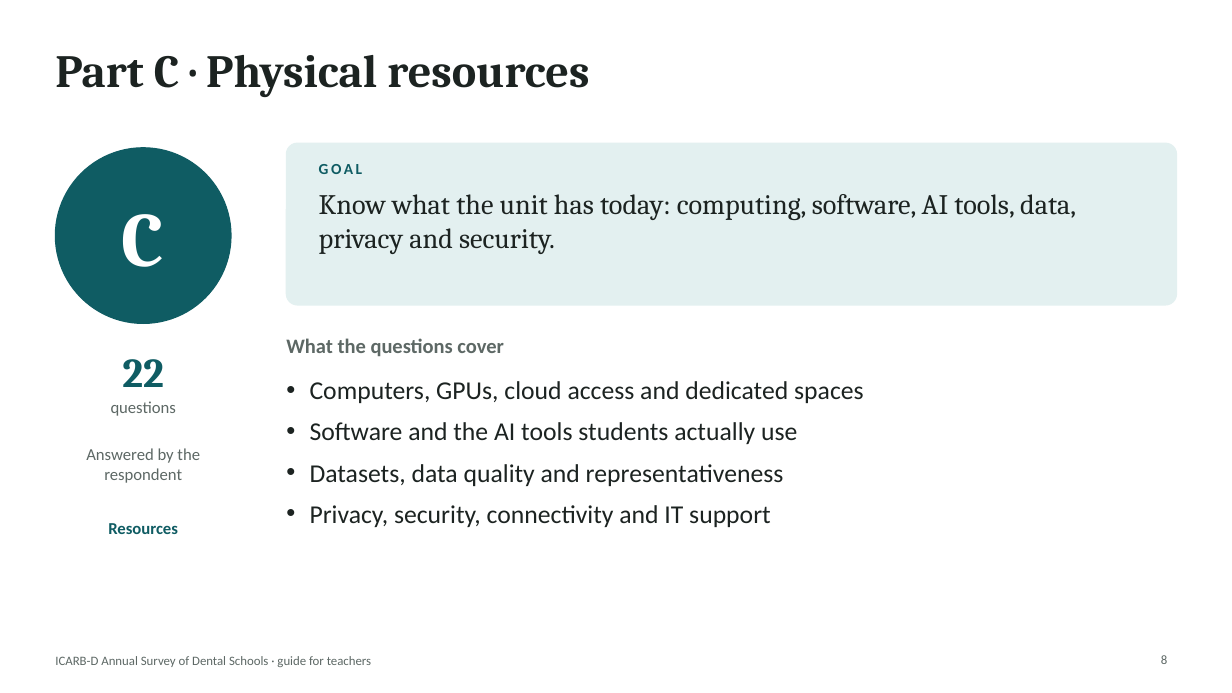
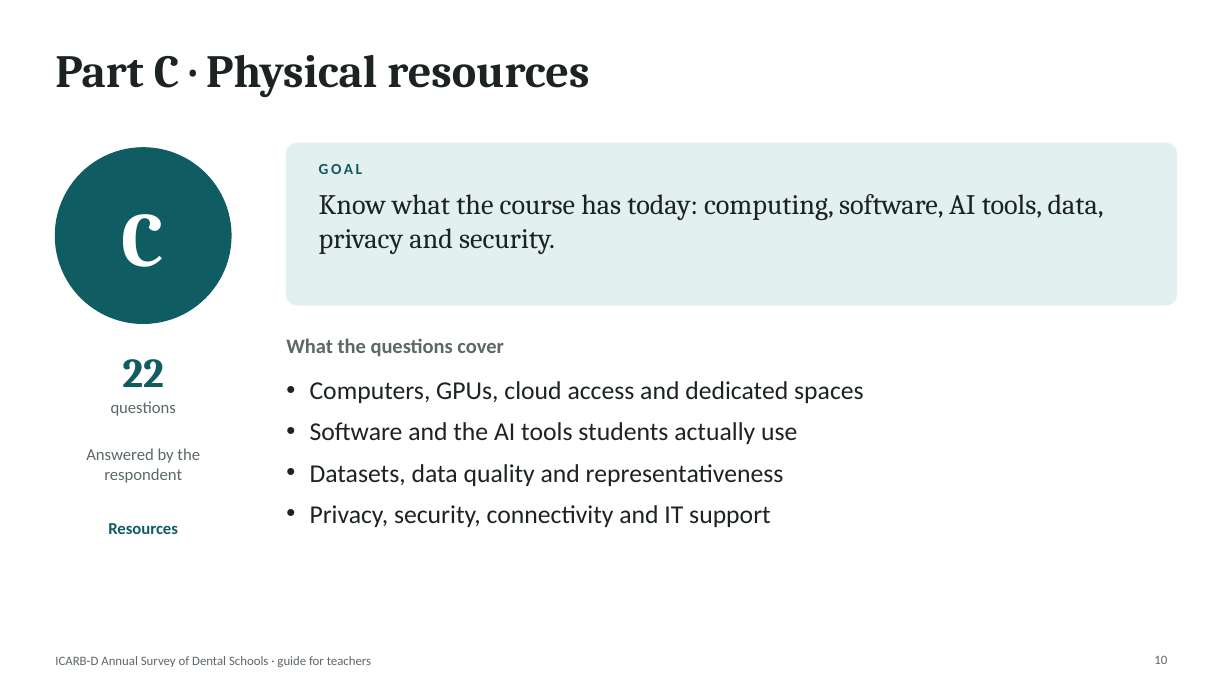
Before and after one commit to igoralves1/AI-assessment-DS-2026, a slide deck: slide 10 of public/downloads/ICARB-D-Survey-Teacher-Slides.pptx (slide 8 before the commit). Drawn at 1232x693 pixels with LibreOffice and Linux fonts; fonts in the diff are those of the drawing. Boxes give left, top, right and bottom in pixels: in the first picture for what was removed or moved away, otherwise in the second. Text is boxed around its words. In the diff, an @@ line names an element or a change of style, - is before the commit and + after.

Commit message:
Benchmark of health informatics maturity, answered by course directors
- Main goal: a 0-100 benchmark per US dental school; key questions include which university could best use a grant; comparisons are secondary
- Health informatics is the umbrella: information systems, AI, robotics and digital dentistry, bioinformatics, software development for health
- New software development items (G13-G16, domain SWD) and self-ratings M12-M13
- University -> departments -> courses: each course director answers for their course; school-wide and department forms removed (A17)
- Analysis: benchmark, area and funding readiness indices; course -> department -> school roll-up
- Guide, Word/PDF questionnaire, README and teacher slides updated (version 3.0.0)

```diff
--- a/public/downloads/ICARB-D-Survey-Teacher-Slides.pptx
+++ b/public/downloads/ICARB-D-Survey-Teacher-Slides.pptx
@@ text at <box>319,194,1104,254</box>: text changed @@
-Know what the unit has today: computing, software, AI tools, data, privacy and security.
+Know what the course has today: computing, software, AI tools, data, privacy and security.
@@ page number at <box>1154,656,1167,664</box>: text changed @@
-8
+10
```
Also in this commit, not shown: 12 other slides changed, 4 slides added, 1 slide removed, 15 other files.
